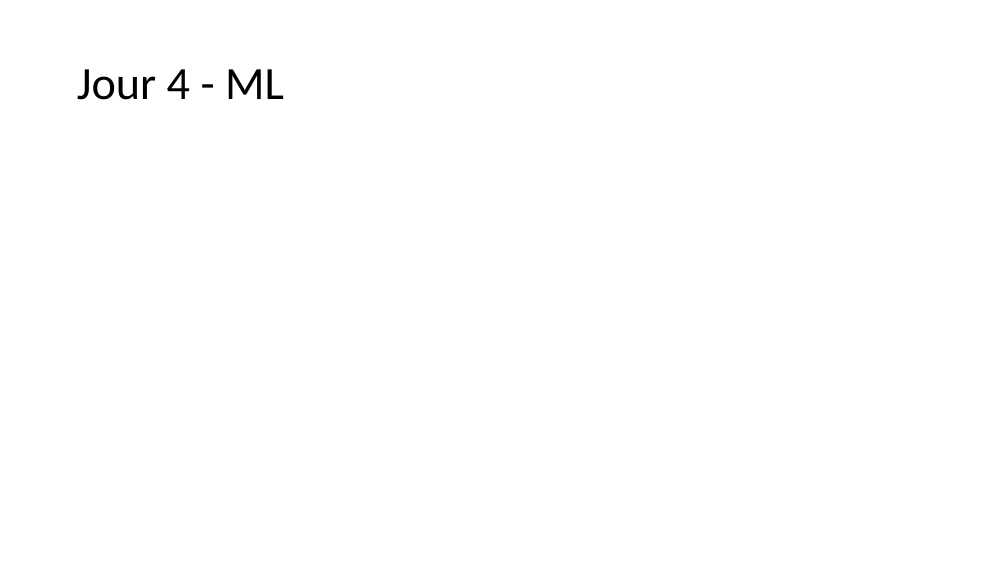
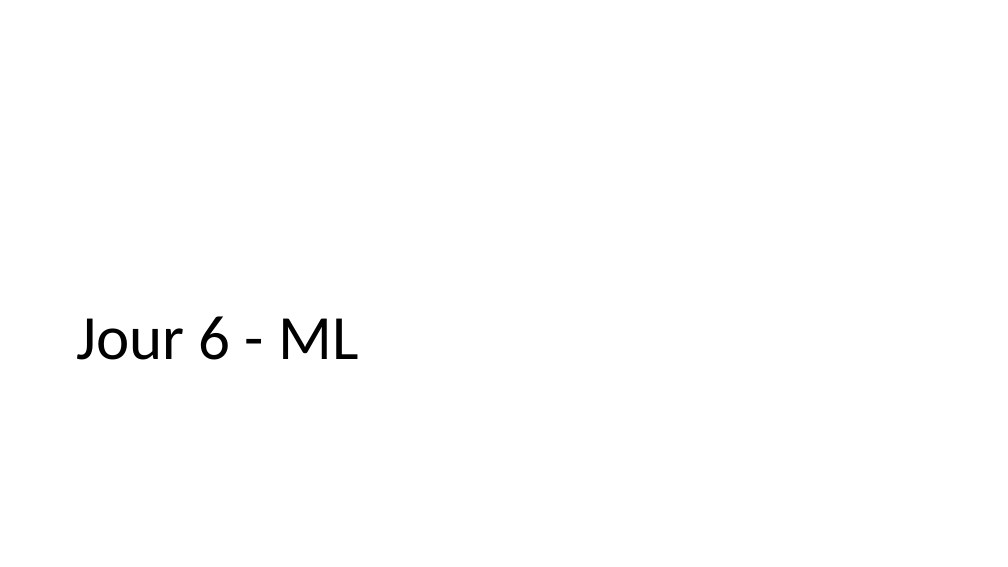
Before and after one commit to 40tude/Data_Essentials_Stage_Oct_2023, a slide deck: slide 25 of notes_de_stage.pptx (slide 23 before the commit). Drawn at 1008x567 pixels with LibreOffice and Linux fonts; fonts in the diff are those of the drawing. Boxes give left, top, right and bottom in pixels: in the first picture for what was removed or moved away, otherwise in the second. Text is boxed around its words. In the diff, an @@ line names an element or a change of style, - is before the commit and + after.

```diff
--- a/notes_de_stage.pptx
+++ b/notes_de_stage.pptx
@@ title "Jour 6 - ML" at <box>76,316,358,360</box>: vertical alignment middle to bottom @@
@@ title at <box>76,316,358,360</box>: text changed; size 44 to 60 pt @@
-Jour 4 - ML
+Jour 6 - ML
```
Also in this commit, not shown: 13 other slides changed, 4 slides added, 1 other file.
